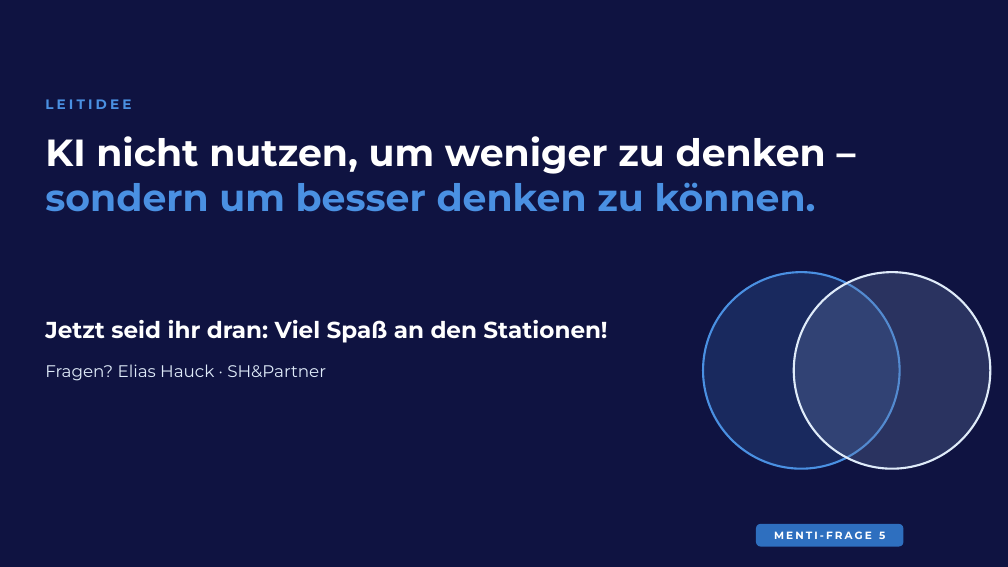
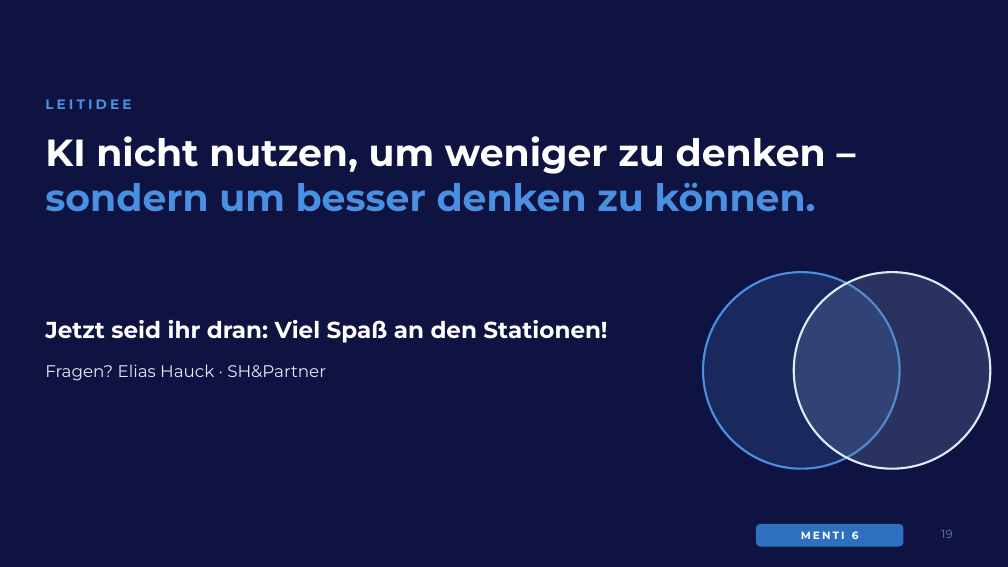
Before and after one commit to elias762/Advisory-board, a slide deck: slide 19 of ki-tag-gymnasium-sued/KI-Tag_Gymnasium-Sued_Impulsvortrag.pptx (slide 18 before the commit). Drawn at 1008x567 pixels with LibreOffice and Linux fonts; fonts in the diff are those of the drawing; background and template pictures are left out. Boxes give left, top, right and bottom in pixels: in the first picture for what was removed or moved away, otherwise in the second. Text is boxed around its words. In the diff, an @@ line names an element or a change of style, - is before the commit and + after.

```diff
--- a/ki-tag-gymnasium-sued/KI-Tag_Gymnasium-Sued_Impulsvortrag.pptx
+++ b/ki-tag-gymnasium-sued/KI-Tag_Gymnasium-Sued_Impulsvortrag.pptx
@@ text at (801, 531, 859, 539): text changed @@
-MENTI-FRAGE 5
+MENTI 6
@@ page number added at (941, 530, 952, 538), 11 pt, text #6A7FA8 @@
+19
```
Also in this commit, not shown: 8 other slides changed, 8 slides added, 7 slides removed, 2 other files.
